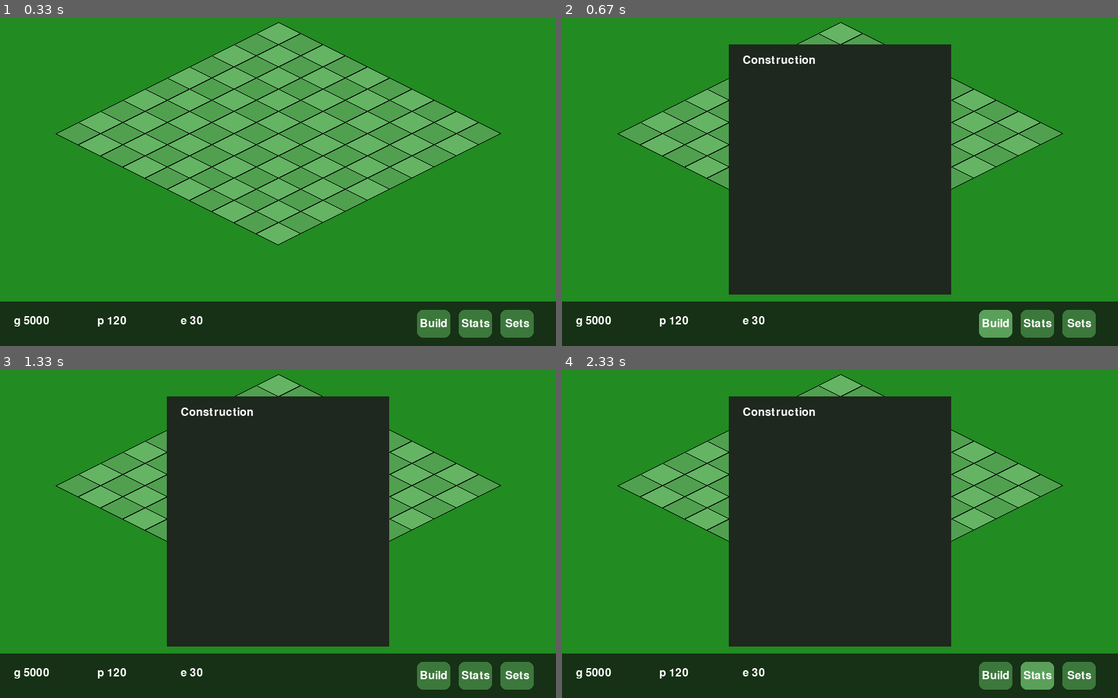
Above: before the commit, frames 1-4 (two rows, left to right).
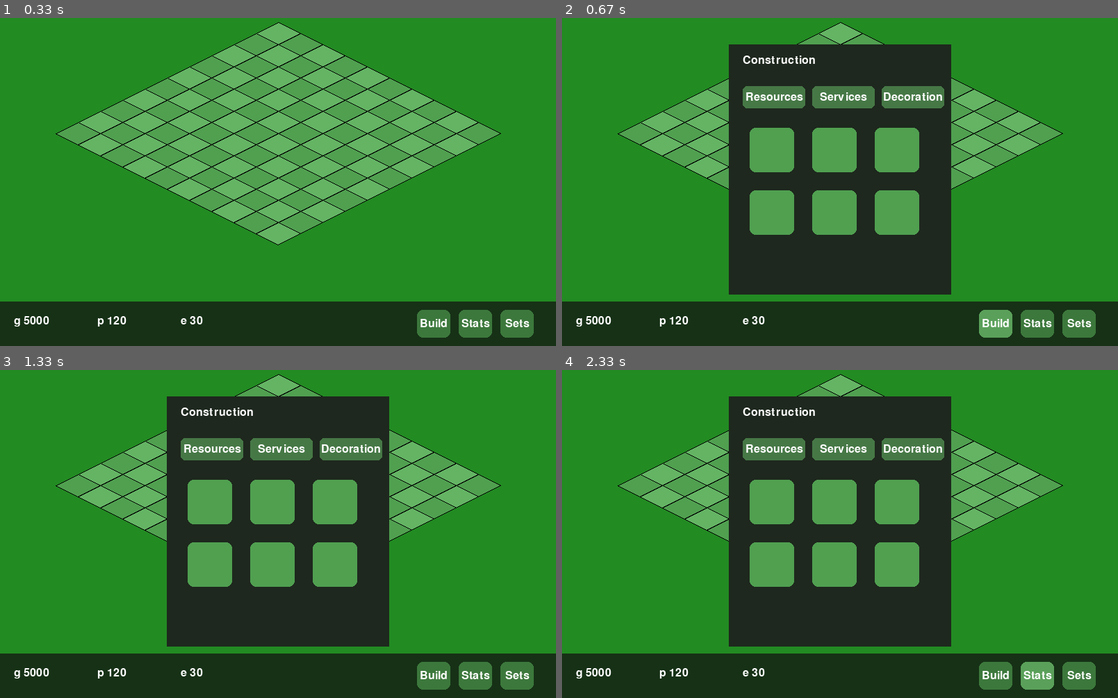
Above: after the commit, the same moments.

Repository: tdimnet/learn-pygame-by-doing
Game: pygame game, started from v3/app.py
Two runs of this game, one before a commit and one after it. Both use one fixed random seed, a clock stepped at 60 frames per second and the inputs below.
Inputs (mouse positions are in pixels of both pictures, inside the frame that each line leads up to):
- Up to frame 1 (0.33 s): no input
- Up to frame 2 (0.67 s): click "Build" at 0.38 s
- Up to frame 3 (1.33 s): click (278, 517) at 0.72 s
- Up to frame 4 (2.33 s): click "Stats" at 2.05 s

Frame 1 is identical in both runs. In frame 2, 8.7% of the frame differs, in the area x 32-69%, y 20-67%; in frame 3, 8.7%; in frame 4, 8.7%.

Commit message:
Now start to work on submenu

Diff:
--- a/v3/app.py
+++ b/v3/app.py
@@ -72,6 +72,26 @@
     title = font.render("Construction", True, WHITE)
     menu_surface.blit(title, (20, 15))
 
+    categories = ["Resources", "Services", "Decoration"]
+    cx = 20
+    for cat in categories:
+        rect = pygame.Rect(cx, 60, 90, 32)
+        pygame.draw.rect(menu_surface, (70, 120, 70), rect, border_radius=6)
+        txt = font.render(cat, True, WHITE)
+        txt_rect = txt.get_rect(center=rect.center)
+        menu_surface.blit(txt, txt_rect)
+        cx += 100
+
+    start_y = 120
+    for i in range(6):
+        tx = 30 + (i % 3) * 90
+        ty = start_y + (i // 3) * 90
+        pygame.draw.rect(
+            menu_surface,
+            (80, 160, 80),
+            (tx, ty, 64, 64),
+            border_radius=8
+        )
 
     screen.blit(menu_surface, (x, y))
 
